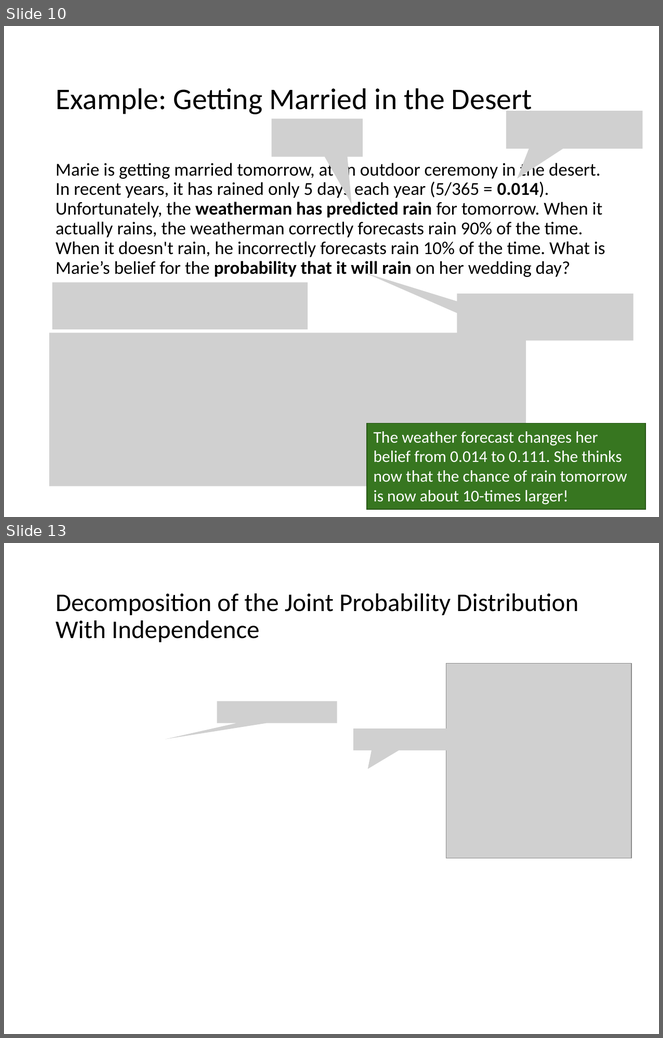
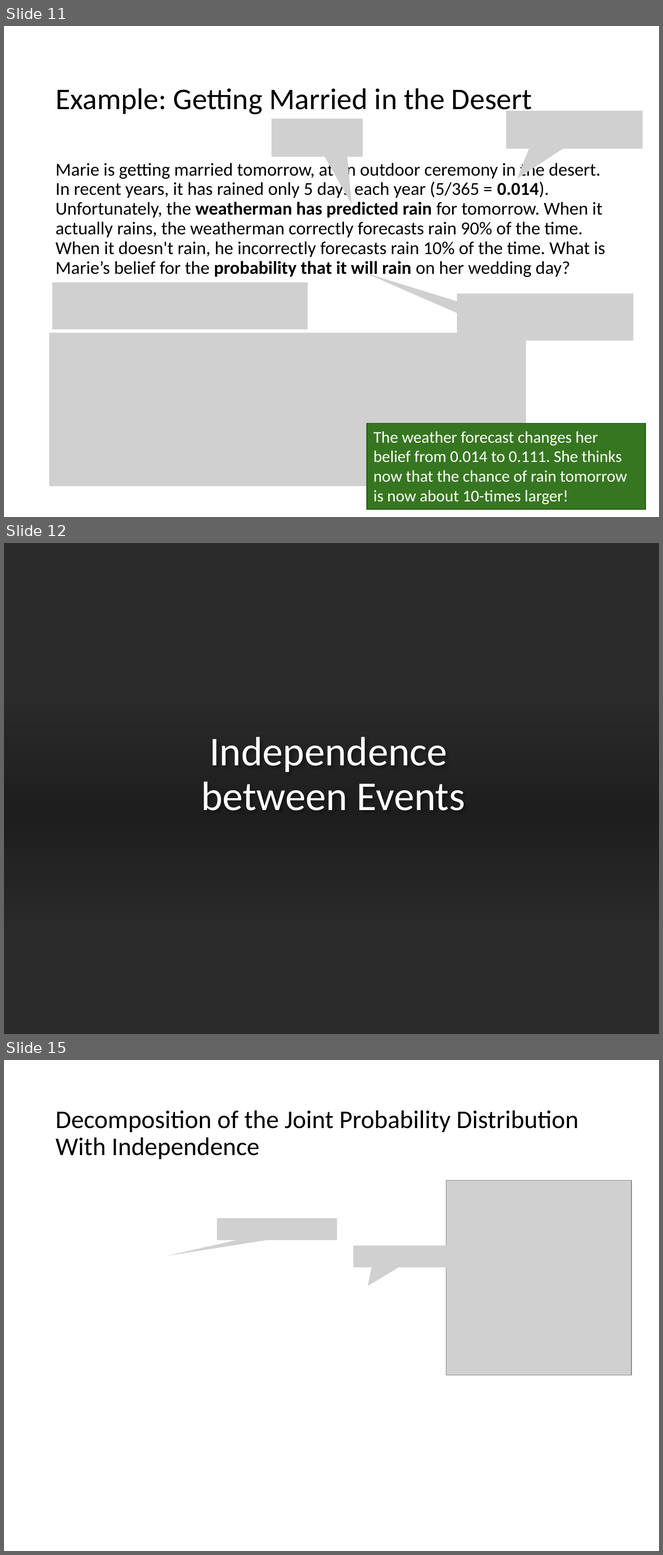
Before and after one commit to mhahsler/CS7320-AI, a slide deck: slides/12_uncertainty.pptx. Shown one above the other, each under a label of ours: slides 10 and 13 before the commit, slides 11, 12 and 15 after it; the slides between them are not shown. The pictures are 663x1038 and 663x1555 pixels, drawn with LibreOffice and Linux fonts; fonts in the diff are those of the drawing; grey boxes stand for pictures; background and template pictures are left out; a plain dark background stands for a picture behind light text. Boxes give left, top, right and bottom in pixels: in the first picture for what was removed or moved away, otherwise in the second. Text is boxed around its words. In the diff, an @@ line names an element or a change of style, - is before the commit and + after.

```diff
--- a/slides/12_uncertainty.pptx
+++ b/slides/12_uncertainty.pptx
@@ slide 12 added at box(4, 543, 659, 1034), background picture (left out) @@
@@ rectangle added at box(4, 543, 659, 1034), fill #FFFFFF @@
@@ rectangle added at box(4, 701, 659, 928), fill gradient #000000 @@
@@ title added at box(201, 737, 465, 811), 45 pt, text #FFFFFF @@
+Independence
+between Events
@@ what was slide 10 is now slide 11 @@
@@ what was slide 13 is now slide 15 @@
```
Also in this commit, not shown: 2 slides changed, 1 other slide added, 6 other files.
